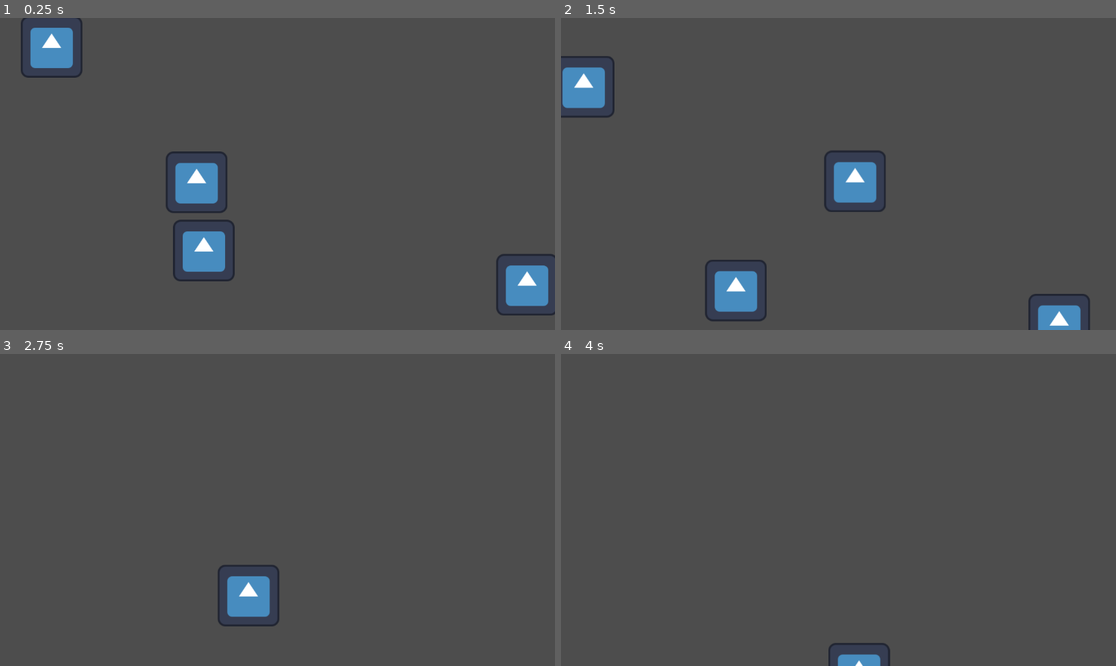
Above: before the commit, frames 1-4 (two rows, left to right).
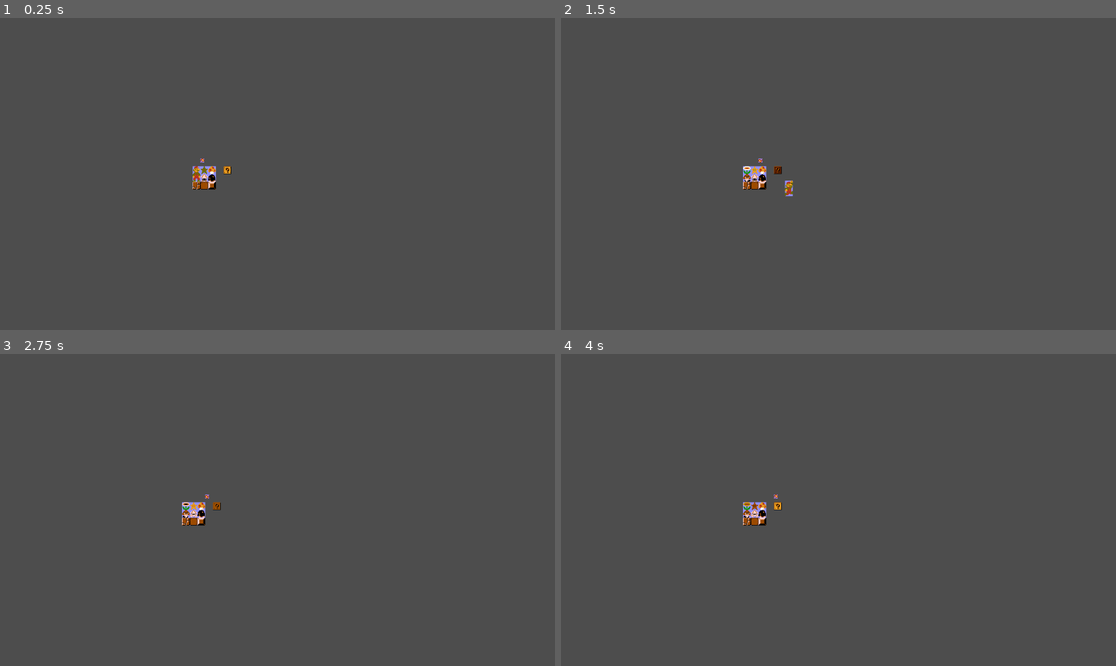
Above: after the commit, the same moments.

Repository: tristan-tyler/1-1
Game: Godot game, scene res://stage.tscn
Two runs of this game, one before a commit and one after it. Both use one fixed random seed, a clock stepped at 60 frames per second and the inputs below. Before the commit the project starts from res://player.tscn. The engine's default icon, where the game draws it, is replaced by a stand-in: a white triangle on a blue panel in a dark square.
Inputs:
- Up to frame 1 (0.25 s): no input
- Up to frame 2 (1.5 s): hold Right (ui_right) from 0.53 s (still down); tap Up (ui_up) at 0.77 s
- Up to frame 3 (2.75 s): tap Up (ui_up) at 1.52 s; release Right (ui_right) at 2.03 s; hold Left (ui_left) from 2.03 s (still down)
- Up to frame 4 (4 s): release Left (ui_left) at 2.78 s; hold Right (ui_right) from 2.78 s (still down); tap Up (ui_up) at 3.02, 3.77 s

The runs differ from the first frame. In frame 1, 5.1% of the frame differs, in the area x 3-100%, y 0-96%; in frame 2, 5.0%; in frame 3, 1.7%; in frame 4, 0.8%.

Commit message:
changed project structure added layer physics added player animations

Diff:
--- /dev/null
+++ b/main.tscn
@@ -0,0 +1,21 @@
+[gd_scene load_steps=3 format=3 uid="uid://ckcjxex6vhaha"]
+
+[ext_resource type="PackedScene" uid="uid://bvpf5h4h53aa5" path="res://stage.tscn" id="2_0xm2m"]
+[ext_resource type="PackedScene" uid="uid://ksrd2u44hbs5" path="res://player.tscn" id="5_lquwl"]
+
+[node name="Main" type="Node2D"]
+texture_filter = 1
+
+[node name="Player" parent="." instance=ExtResource("5_lquwl")]
+position = Vector2(8, 32)
+
+[node name="Camera2D" type="Camera2D" parent="Player"]
+position_smoothing_enabled = true
+position_smoothing_speed = 8.0
+drag_horizontal_enabled = true
+drag_horizontal_offset = 0.5
+drag_left_margin = 0.66
+drag_right_margin = 0.0
+editor_draw_drag_margin = true
+
+[node name="Stage" parent="." instance=ExtResource("2_0xm2m")]
--- a/player.gd
+++ b/player.gd
@@ -1,11 +1,11 @@
 extends CharacterBody2D
 
-var speed = 1000
-var jump_speed = 30000
+var speed = 400
+var jump_speed = 12000
 var can_jump = true
-var jump_max = 200
-var gravity = 1200
-var friction = 0.035
+var jump_max = 80
+var gravity = 800
+var friction = 0.05
 
 func _physics_process(delta: float) -> void:
 	velocity.x += velocity.x * -friction
@@ -28,3 +28,18 @@
 			can_jump = true
 	else:
 		velocity += Vector2.DOWN * delta * gravity
+
+func _process(delta: float) -> void:
+	var input_animation = "big_idle"
+	if Input.is_action_just_pressed("ui_left"):
+		$"AnimatedSprite2D".flip_h = false
+	elif Input.is_action_just_pressed("ui_right"):
+		$"AnimatedSprite2D".flip_h = true
+	if not is_on_floor():
+		input_animation = "big_jump"
+	elif Input.is_action_pressed("ui_down"):
+		input_animation = "crouch"
+	elif abs(velocity.x) > speed * friction:
+		input_animation = "big_run"
+
+	$"AnimatedSprite2D".play(input_animation)
--- a/player.tscn
+++ b/player.tscn
@@ -1,51 +1,199 @@
-[gd_scene load_steps=5 format=3 uid="uid://ksrd2u44hbs5"]
+[gd_scene load_steps=22 format=3 uid="uid://ksrd2u44hbs5"]
 
 [ext_resource type="Script" uid="uid://1lnrrk0q04k4" path="res://player.gd" id="1_4flbx"]
-[ext_resource type="Texture2D" uid="uid://d1n1plei5b10u" path="res://icon.svg" id="1_onrkg"]
+[ext_resource type="Texture2D" uid="uid://dwpmbbgytd6cr" path="res://NES - Super Mario Bros - Mario & Luigi.png" id="2_onrkg"]
 
 [sub_resource type="RectangleShape2D" id="RectangleShape2D_onrkg"]
-size = Vector2(128, 128)
+size = Vector2(15.625, 31.4219)
 
 [sub_resource type="RectangleShape2D" id="RectangleShape2D_i3pqv"]
-size = Vector2(128, 128)
+size = Vector2(15.625, 15.7109)
+
+[sub_resource type="AtlasTexture" id="AtlasTexture_1jxqw"]
+atlas = ExtResource("2_onrkg")
+region = Rect2(0, 32, 16, 32)
+
+[sub_resource type="AtlasTexture" id="AtlasTexture_dw050"]
+atlas = ExtResource("2_onrkg")
+region = Rect2(96, 32, 16, 32)
+
+[sub_resource type="AtlasTexture" id="AtlasTexture_b26j0"]
+atlas = ExtResource("2_onrkg")
+region = Rect2(20, 32, 16, 32)
+
+[sub_resource type="AtlasTexture" id="AtlasTexture_n7ghd"]
+atlas = ExtResource("2_onrkg")
+region = Rect2(38, 32, 16, 32)
+
+[sub_resource type="AtlasTexture" id="AtlasTexture_nvl01"]
+atlas = ExtResource("2_onrkg")
+region = Rect2(56, 32, 16, 32)
+
+[sub_resource type="AtlasTexture" id="AtlasTexture_ivps1"]
+atlas = ExtResource("2_onrkg")
+region = Rect2(76, 32, 16, 32)
+
+[sub_resource type="AtlasTexture" id="AtlasTexture_onrkg"]
+atlas = ExtResource("2_onrkg")
+region = Rect2(116, 40, 16, 24)
+
+[sub_resource type="AtlasTexture" id="AtlasTexture_urp6f"]
+atlas = ExtResource("2_onrkg")
+region = Rect2(0, 88, 16, 16)
+
+[sub_resource type="AtlasTexture" id="AtlasTexture_bwjto"]
+atlas = ExtResource("2_onrkg")
+region = Rect2(18, 80, 16, 24)
+
+[sub_resource type="AtlasTexture" id="AtlasTexture_606se"]
+atlas = ExtResource("2_onrkg")
+region = Rect2(36, 72, 16, 32)
+
+[sub_resource type="AtlasTexture" id="AtlasTexture_i3pqv"]
+atlas = ExtResource("2_onrkg")
+region = Rect2(0, 8, 16, 16)
+
+[sub_resource type="AtlasTexture" id="AtlasTexture_u1c27"]
+atlas = ExtResource("2_onrkg")
+region = Rect2(96, 8, 16, 16)
+
+[sub_resource type="AtlasTexture" id="AtlasTexture_hqtel"]
+atlas = ExtResource("2_onrkg")
+region = Rect2(20, 8, 16, 16)
+
+[sub_resource type="AtlasTexture" id="AtlasTexture_sweqy"]
+atlas = ExtResource("2_onrkg")
+region = Rect2(38, 8, 16, 16)
+
+[sub_resource type="AtlasTexture" id="AtlasTexture_2hs0m"]
+atlas = ExtResource("2_onrkg")
+region = Rect2(56, 8, 16, 16)
+
+[sub_resource type="AtlasTexture" id="AtlasTexture_op7ga"]
+atlas = ExtResource("2_onrkg")
+region = Rect2(76, 8, 16, 16)
+
+[sub_resource type="SpriteFrames" id="SpriteFrames_1jxqw"]
+animations = [{
+"frames": [{
+"duration": 1.0,
+"texture": SubResource("AtlasTexture_1jxqw")
+}],
+"loop": true,
+"name": &"big_idle",
+"speed": 5.0
+}, {
+"frames": [{
+"duration": 1.0,
+"texture": SubResource("AtlasTexture_dw050")
+}],
+"loop": true,
+"name": &"big_jump",
+"speed": 5.0
+}, {
+"frames": [{
+"duration": 1.0,
+"texture": SubResource("AtlasTexture_b26j0")
+}, {
+"duration": 1.0,
+"texture": SubResource("AtlasTexture_n7ghd")
+}, {
+"duration": 1.0,
+"texture": SubResource("AtlasTexture_nvl01")
+}],
+"loop": true,
+"name": &"big_run",
+"speed": 5.0
+}, {
+"frames": [{
+"duration": 1.0,
+"texture": SubResource("AtlasTexture_ivps1")
+}],
+"loop": true,
+"name": &"big_stop",
+"speed": 5.0
+}, {
+"frames": [{
+"duration": 1.0,
+"texture": SubResource("AtlasTexture_onrkg")
+}],
+"loop": true,
+"name": &"crouch",
+"speed": 5.0
+}, {
+"frames": [{
+"duration": 1.0,
+"texture": SubResource("AtlasTexture_urp6f")
+}, {
+"duration": 1.0,
+"texture": SubResource("AtlasTexture_bwjto")
+}, {
+"duration": 1.0,
+"texture": SubResource("AtlasTexture_606se")
+}],
+"loop": true,
+"name": &"grow",
+"speed": 5.0
+}, {
+"frames": [{
+"duration": 1.0,
+"texture": SubResource("AtlasTexture_i3pqv")
+}],
+"loop": true,
+"name": &"small_idle",
+"speed": 5.0
+}, {
+"frames": [{
+"duration": 1.0,
+"texture": SubResource("AtlasTexture_u1c27")
+}],
+"loop": true,
+"name": &"small_jump",
+"speed": 5.0
+}, {
+"frames": [{
+"duration": 1.0,
+"texture": SubResource("AtlasTexture_hqtel")
+}, {
+"duration": 1.0,
+"texture": SubResource("AtlasTexture_sweqy")
+}, {
+"duration": 1.0,
+"texture": SubResource("AtlasTexture_2hs0m")
+}],
+"loop": true,
+"name": &"small_run",
+"speed": 5.0
+}, {
+"frames": [{
+"duration": 1.0,
+"texture": SubResource("AtlasTexture_op7ga")
+}],
+"loop": true,
+"name": &"small_stop",
+"speed": 5.0
+}]
 
 [node name="Player" type="Node2D"]
+texture_filter = 1
 
 [node name="CharacterBody2D" type="CharacterBody2D" parent="."]
-position = Vector2(385, 324)
 script = ExtResource("1_4flbx")
 
-[node name="Sprite2D" type="Sprite2D" parent="CharacterBody2D"]
-position = Vector2(0, -1)
-texture = ExtResource("1_onrkg")
-
-[node name="Camera2D" type="Camera2D" parent="CharacterBody2D"]
-position_smoothing_enabled = true
-position_smoothing_speed = 8.0
-drag_horizontal_enabled = true
-drag_horizontal_offset = 0.5
-drag_left_margin = 0.66
-drag_right_margin = 0.0
-editor_draw_drag_margin = true
-
-[node name="CollisionShape2D" type="CollisionShape2D" parent="CharacterBody2D"]
-position = Vector2(0, -1)
+[node name="big_collider" type="CollisionShape2D" parent="CharacterBody2D"]
+position = Vector2(0, -16)
 shape = SubResource("RectangleShape2D_onrkg")
 
-[node name="Sprite2D2" type="Sprite2D" parent="."]
-position = Vector2(84, 77)
-texture = ExtResource("1_onrkg")
+[node name="small_collider" type="CollisionShape2D" parent="CharacterBody2D"]
+position = Vector2(0, -8)
+shape = SubResource("RectangleShape2D_i3pqv")
 
-[node name="Sprite2D3" type="Sprite2D" parent="."]
-position = Vector2(1071, 571)
-texture = ExtResource("1_onrkg")
-
-[node name="Sprite2D4" type="Sprite2D" parent="."]
-position = Vector2(400, 500)
-texture = ExtResource("1_onrkg")
-
-[node name="RigidBody2D" type="RigidBody2D" parent="Sprite2D4"]
-gravity_scale = 0.0
-
-[node name="CollisionShape2D" type="CollisionShape2D" parent="Sprite2D4/RigidBody2D"]
-shape = SubResource("RectangleShape2D_i3pqv")
+[node name="AnimatedSprite2D" type="AnimatedSprite2D" parent="CharacterBody2D"]
+position = Vector2(0, -16)
+rotation = -3.14159
+sprite_frames = SubResource("SpriteFrames_1jxqw")
+animation = &"crouch"
+centered = false
+offset = Vector2(-8, -16)
+flip_h = true
+flip_v = true
--- a/project.godot
+++ b/project.godot
@@ -11,7 +11,7 @@
 [application]
 
 config/name="1-1"
-run/main_scene="uid://ksrd2u44hbs5"
+run/main_scene="uid://bvpf5h4h53aa5"
 config/features=PackedStringArray("4.4", "Forward Plus")
 config/icon="res://icon.svg"
 
--- a/node_2d.tscn
+++ b/stage.tscn
@@ -1,12 +1,13 @@
-[gd_scene load_steps=30 format=3 uid="uid://bvpf5h4h53aa5"]
-
-[ext_resource type="Texture2D" uid="uid://dg7divl6u007w" path="res://NES - Super Mario Bros - Tileset.png" id="1_wtcfe"]
-[ext_resource type="Texture2D" uid="uid://ctipnmholglnu" path="res://NES - Super Mario Bros - Item and Brick Blocks.png" id="3_0hol4"]
-[ext_resource type="Texture2D" uid="uid://ct23m2s6f3sqb" path="res://NES - Super Mario Bros - Enemies & Bosses.png" id="4_0hol4"]
-[ext_resource type="Texture2D" uid="uid://brvtq2ovny0d2" path="res://NES - Super Mario Bros - Items Objects and NPCs.png" id="4_q6r6c"]
+[gd_scene load_steps=27 format=3 uid="uid://bvpf5h4h53aa5"]
+
+[ext_resource type="Texture2D" uid="uid://dg7divl6u007w" path="res://NES - Super Mario Bros - Tileset.png" id="1_1bvp3"]
+[ext_resource type="Texture2D" uid="uid://ctipnmholglnu" path="res://NES - Super Mario Bros - Item and Brick Blocks.png" id="2_lquwl"]
+[ext_resource type="Texture2D" uid="uid://ct23m2s6f3sqb" path="res://NES - Super Mario Bros - Enemies & Bosses.png" id="3_7mycd"]
+[ext_resource type="Texture2D" uid="uid://brvtq2ovny0d2" path="res://NES - Super Mario Bros - Items Objects and NPCs.png" id="4_272bh"]
+[ext_resource type="PackedScene" uid="uid://ksrd2u44hbs5" path="res://player.tscn" id="5_lquwl"]
 
 [sub_resource type="TileSetAtlasSource" id="TileSetAtlasSource_0e48y"]
-texture = ExtResource("1_wtcfe")
+texture = ExtResource("1_1bvp3")
 margins = Vector2i(0, 16)
 separation = Vector2i(1, 1)
 5:3/0 = 0
@@ -16,32 +17,49 @@
 1:3/0 = 0
 0:3/0 = 0
 0:2/0 = 0
+0:2/0/physics_layer_0/polygon_0/points = PackedVector2Array(-8, -8, 8, -8, 8, 8, -8, 8)
 1:2/0 = 0
 2:2/0 = 0
 3:2/0 = 0
 4:2/0 = 0
 5:2/0 = 0
 7:2/0 = 0
+7:2/0/physics_layer_0/polygon_0/points = PackedVector2Array(-8, -8, 8, -8, 8, 8, -8, 8)
 7:1/0 = 0
+7:1/0/physics_layer_0/polygon_0/points = PackedVector2Array(-8, -8, 8, -8, 8, 8, -8, 8)
 6:1/0 = 0
+6:1/0/physics_layer_0/polygon_0/points = PackedVector2Array(-8, -8, 8, -8, 8, 8, -8, 8)
 5:1/0 = 0
+5:1/0/physics_layer_0/polygon_0/points = PackedVector2Array(-8, -8, 8, -8, 8, 8, -8, 8)
 4:1/0 = 0
+4:1/0/physics_layer_0/polygon_0/points = PackedVector2Array(-8, -8, 8, -8, 8, 8, -8, 8)
 3:1/0 = 0
+3:1/0/physics_layer_0/polygon_0/points = PackedVector2Array(-8, -8, 8, -8, 8, 8, -8, 8)
 2:1/0 = 0
 1:1/0 = 0
+1:1/0/physics_layer_0/polygon_0/points = PackedVector2Array(-8, -8, 8, -8, 8, 8, -8, 8)
 0:1/0 = 0
+0:1/0/physics_layer_0/polygon_0/points = PackedVector2Array(-8, -8, 8, -8, 8, 8, -8, 8)
 6:3/0 = 0
 7:0/0 = 0
+7:0/0/physics_layer_0/polygon_0/points = PackedVector2Array(-8, -8, 8, -8, 8, 8, -8, 8)
 6:0/0 = 0
+6:0/0/physics_layer_0/polygon_0/points = PackedVector2Array(-8, -8, 8, -8, 8, 8, -8, 8)
 5:0/0 = 0
+5:0/0/physics_layer_0/polygon_0/points = PackedVector2Array(-8, -8, 8, -8, 8, 8, -8, 8)
 0:0/0 = 0
+0:0/0/physics_layer_0/polygon_0/points = PackedVector2Array(-8, -8, 8, -8, 8, 8, -8, 8)
 1:0/0 = 0
+1:0/0/physics_layer_0/polygon_0/points = PackedVector2Array(-8, -8, 8, -8, 8, 8, -8, 8)
 2:0/0 = 0
+2:0/0/physics_layer_0/polygon_0/points = PackedVector2Array(-8, -8, 8, -8, 8, 8, -8, 8)
 3:0/0 = 0
+3:0/0/physics_layer_0/polygon_0/points = PackedVector2Array(-8, -8, 8, -8, 8, 8, -8, 8)
 4:0/0 = 0
+4:0/0/physics_layer_0/polygon_0/points = PackedVector2Array(-8, -8, 8, -8, 8, 8, -8, 8)
 
 [sub_resource type="TileSetAtlasSource" id="TileSetAtlasSource_epypp"]
-texture = ExtResource("1_wtcfe")
+texture = ExtResource("1_1bvp3")
 margins = Vector2i(9, 16)
 separation = Vector2i(1, 1)
 18:0/0 = 0
@@ -56,20 +74,30 @@
 20:0/0 = 0
 
 [sub_resource type="TileSetAtlasSource" id="TileSetAtlasSource_q6r6c"]
-texture = ExtResource("1_wtcfe")
+texture = ExtResource("1_1bvp3")
 margins = Vector2i(0, 9)
 separation = Vector2i(1, 1)
 0:11/0 = 0
+0:11/0/physics_layer_0/polygon_0/points = PackedVector2Array(-8, -8, 8, -8, 8, 8, -8, 8)
 1:11/0 = 0
+1:11/0/physics_layer_0/polygon_0/points = PackedVector2Array(-8, -8, 8, -8, 8, 8, -8, 8)
 2:11/0 = 0
+2:11/0/physics_layer_0/polygon_0/points = PackedVector2Array(-8, -8, 8, -8, 8, 8, -8, 8)
 3:11/0 = 0
+3:11/0/physics_layer_0/polygon_0/points = PackedVector2Array(-8, -8, 8, -8, 8, 8, -8, 8)
 4:11/0 = 0
+4:11/0/physics_layer_0/polygon_0/points = PackedVector2Array(-8, -8, 8, -8, 8, 8, -8, 8)
 5:11/0 = 0
+5:11/0/physics_layer_0/polygon_0/points = PackedVector2Array(-8, -8, 8, -8, 8, 8, -8, 8)
 6:11/0 = 0
 8:11/0 = 0
+8:11/0/physics_layer_0/polygon_0/points = PackedVector2Array(-8, -8, 8, -8, 8, 8, -8, 8)
 7:11/0 = 0
+7:11/0/physics_layer_0/polygon_0/points = PackedVector2Array(-8, -8, 8, -8, 8, 8, -8, 8)
 8:12/0 = 0
+8:12/0/physics_layer_0/polygon_0/points = PackedVector2Array(-8, -8, 8, -8, 8, 8, -8, 8)
 7:12/0 = 0
+7:12/0/physics_layer_0/polygon_0/points = PackedVector2Array(-8, -8, 8, -8, 8, 8, -8, 8)
 6:12/0 = 0
 5:12/0 = 0
 3:12/0 = 0
@@ -85,303 +113,28 @@
 3:14/0 = 0
 4:14/0 = 0
 5:14/0 = 0
+5:14/0/physics_layer_0/polygon_0/points = PackedVector2Array(-8, -8, 8, -8, 8, 8, -8, 8)
 5:13/0 = 0
+5:13/0/physics_layer_0/polygon_0/points = PackedVector2Array(-8, -8, 8, -8, 8, 8, -8, 8)
 6:13/0 = 0
+6:13/0/physics_layer_0/polygon_0/points = PackedVector2Array(-8, -8, 8, -8, 8, 8, -8, 8)
 6:14/0 = 0
+6:14/0/physics_layer_0/polygon_0/points = PackedVector2Array(-8, -8, 8, -8, 8, 8, -8, 8)
 7:14/0 = 0
+7:14/0/physics_layer_0/polygon_0/points = PackedVector2Array(-8, -8, 8, -8, 8, 8, -8, 8)
 8:14/0 = 0
 8:13/0 = 0
 7:13/0 = 0
-
-[sub_resource type="TileSetAtlasSource" id="TileSetAtlasSource_kdubu"]
-texture = ExtResource("1_wtcfe")
-margins = Vector2i(0, 12)
-0:37/0 = 0
-0:36/0 = 0
-0:38/0 = 0
-0:39/0 = 0
-0:40/0 = 0
-0:43/0 = 0
-0:41/0 = 0
-0:42/0 = 0
-0:46/0 = 0
-0:45/0 = 0
-0:44/0 = 0
-7:46/0 = 0
-8:46/0 = 0
-8:45/0 = 0
-9:46/0 = 0
-9:45/0 = 0
-9:44/0 = 0
-10:45/0 = 0
-10:46/0 = 0
-11:46/0 = 0
-7:36/0 = 0
-8:36/0 = 0
-16:42/0 = 0
-17:42/0 = 0
-18:42/0 = 0
-19:42/0 = 0
-20:42/0 = 0
-19:43/0 = 0
-19:44/0 = 0
-19:45/0 = 0
-19:46/0 = 0
-18:46/0 = 0
-17:46/0 = 0
-17:45/0 = 0
-17:44/0 = 0
-17:43/0 = 0
-18:43/0 = 0
-18:44/0 = 0
-18:45/0 = 0
-25:41/0 = 0
-26:41/0 = 0
-27:41/0 = 0
-28:41/0 = 0
-29:41/0 = 0
-30:41/0 = 0
-31:41/0 = 0
-32:41/0 = 0
-33:41/0 = 0
-33:42/0 = 0
-33:43/0 = 0
-33:44/0 = 0
-33:45/0 = 0
-33:46/0 = 0
-32:46/0 = 0
-31:46/0 = 0
-30:46/0 = 0
-29:46/0 = 0
-28:46/0 = 0
-27:46/0 = 0
-26:46/0 = 0
-25:46/0 = 0
-25:45/0 = 0
-25:44/0 = 0
-25:43/0 = 0
-25:42/0 = 0
-26:42/0 = 0
-27:42/0 = 0
-28:42/0 = 0
-29:42/0 = 0
-30:42/0 = 0
-31:42/0 = 0
-32:42/0 = 0
-32:43/0 = 0
-32:44/0 = 0
-32:45/0 = 0
-31:45/0 = 0
-30:45/0 = 0
-29:45/0 = 0
-28:45/0 = 0
-27:45/0 = 0
-26:44/0 = 0
-26:43/0 = 0
-27:43/0 = 0
-28:43/0 = 0
-29:43/0 = 0
-30:43/0 = 0
-31:43/0 = 0
-31:44/0 = 0
-30:44/0 = 0
-29:44/0 = 0
-28:44/0 = 0
-27:44/0 = 0
-26:45/0 = 0
-27:40/0 = 0
-27:39/0 = 0
-28:38/0 = 0
-29:38/0 = 0
-30:38/0 = 0
-31:38/0 = 0
-31:39/0 = 0
-31:40/0 = 0
-30:40/0 = 0
-29:40/0 = 0
-28:40/0 = 0
-28:39/0 = 0
-29:39/0 = 0
-30:39/0 = 0
-27:38/0 = 0
-28:37/0 = 0
-28:36/0 = 0
-29:36/0 = 0
-30:36/0 = 0
-30:37/0 = 0
-29:37/0 = 0
-37:43/0 = 0
-37:44/0 = 0
-37:45/0 = 0
-36:45/0 = 0
-35:45/0 = 0
-36:44/0 = 0
-
-[sub_resource type="TileSetAtlasSource" id="TileSetAtlasSource_d21ai"]
-texture = ExtResource("1_wtcfe")
-margins = Vector2i(8, 12)
-1:38/0 = 0
-2:38/0 = 0
-3:38/0 = 0
-2:42/0 = 0
-3:42/0 = 0
-4:42/0 = 0
-4:43/0 = 0
-3:43/0 = 0
-2:43/0 = 0
-2:44/0 = 0
-2:45/0 = 0
-1:44/0 = 0
-1:45/0 = 0
-1:46/0 = 0
-2:46/0 = 0
-3:45/0 = 0
-3:44/0 = 0
-3:46/0 = 0
-4:46/0 = 0
-5:46/0 = 0
-5:45/0 = 0
-5:44/0 = 0
-4:44/0 = 0
-4:45/0 = 0
-13:46/0 = 0
-12:46/0 = 0
-14:46/0 = 0
-21:44/0 = 0
-22:44/0 = 0
-23:44/0 = 0
-22:45/0 = 0
-22:46/0 = 0
-21:39/0 = 0
-22:39/0 = 0
-23:39/0 = 0
-23:38/0 = 0
-22:38/0 = 0
-21:38/0 = 0
-11:36/0 = 0
-12:36/0 = 0
-13:36/0 = 0
-14:36/0 = 0
-15:36/0 = 0
-16:36/0 = 0
-17:36/0 = 0
-18:36/0 = 0
-19:36/0 = 0
-20:36/0 = 0
-21:36/0 = 0
-22:36/0 = 0
-23:36/0 = 0
-38:44/0 = 0
-39:44/0 = 0
-40:44/0 = 0
-41:44/0 = 0
-41:45/0 = 0
-40:45/0 = 0
-39:45/0 = 0
-38:45/0 = 0
-13:45/0 = 0
-38:39/0 = 0
-39:39/0 = 0
-40:39/0 = 0
-41:39/0 = 0
-41:40/0 = 0
-40:40/0 = 0
-39:40/0 = 0
-38:40/0 = 0
-
-[sub_resource type="TileSetAtlasSource" id="TileSetAtlasSource_rj586"]
-texture = ExtResource("1_wtcfe")
-margins = Vector2i(0, 4)
-7:38/0 = 0
-8:38/0 = 0
-8:39/0 = 0
-8:40/0 = 0
-8:41/0 = 0
-7:41/0 = 0
-7:40/0 = 0
-7:39/0 = 0
-14:38/0 = 0
-15:38/0 = 0
-15:39/0 = 0
-15:40/0 = 0
-15:41/0 = 0
-14:41/0 = 0
-13:41/0 = 0
-12:41/0 = 0
-12:40/0 = 0
-13:40/0 = 0
-14:40/0 = 0
-14:39/0 = 0
-18:39/0 = 0
-18:40/0 = 0
-18:41/0 = 0
-11:43/0 = 0
-10:43/0 = 0
-9:43/0 = 0
-8:43/0 = 0
-7:43/0 = 0
-
-[sub_resource type="TileSetAtlasSource" id="TileSetAtlasSource_4d7sh"]
-texture = ExtResource("1_wtcfe")
-margins = Vector2i(8, 4)
-1:40/0 = 0
-2:40/0 = 0
-3:40/0 = 0
-3:41/0 = 0
-2:41/0 = 0
-1:41/0 = 0
-5:39/0 = 0
-5:40/0 = 0
-5:41/0 = 0
-9:38/0 = 0
-9:39/0 = 0
-10:40/0 = 0
-10:41/0 = 0
-9:41/0 = 0
-9:40/0 = 0
-10:39/0 = 0
-10:38/0 = 0
-16:40/0 = 0
-16:41/0 = 0
-19:41/0 = 0
-19:40/0 = 0
-19:39/0 = 0
-21:41/0 = 0
-22:41/0 = 0
-23:41/0 = 0
-22:42/0 = 0
-22:43/0 = 0
-38:42/0 = 0
-39:42/0 = 0
-40:42/0 = 0
-41:42/0 = 0
-41:43/0 = 0
-40:43/0 = 0
-39:43/0 = 0
-38:43/0 = 0
-38:37/0 = 0
-39:37/0 = 0
-40:37/0 = 0
-41:37/0 = 0
-41:38/0 = 0
-40:38/0 = 0
-39:38/0 = 0
-38:38/0 = 0
-12:43/0 = 0
-13:43/0 = 0
-14:43/0 = 0
+7:13/0/physics_layer_0/polygon_0/points = PackedVector2Array(-8, -8, 8, -8, 8, 8, -8, 8)
 
 [sub_resource type="TileSet" id="TileSet_ir8iy"]
+physics_layer_0/collision_layer = 1
 sources/0 = SubResource("TileSetAtlasSource_0e48y")
 sources/1 = SubResource("TileSetAtlasSource_epypp")
 sources/3 = SubResource("TileSetAtlasSource_q6r6c")
-sources/4 = SubResource("TileSetAtlasSource_kdubu")
-sources/5 = SubResource("TileSetAtlasSource_d21ai")
-sources/6 = SubResource("TileSetAtlasSource_rj586")
-sources/7 = SubResource("TileSetAtlasSource_4d7sh")
 
 [sub_resource type="TileSetAtlasSource" id="TileSetAtlasSource_d2bti"]
-texture = ExtResource("3_0hol4")
+texture = ExtResource("2_lquwl")
 5:7/animation_frame_0/duration = 0.25
 5:7/animation_frame_1/duration = 0.25
 5:7/animation_frame_2/duration = 0.25
@@ -521,12 +274,13 @@
 &"fireball": SubResource("Animation_rj586")
 }
 
-[node name="Base" type="Node2D"]
+[node name="Stage" type="Node2D"]
 texture_filter = 1
 
 [node name="EnvironmentLayer" type="TileMapLayer" parent="."]
 tile_map_data = PackedByteArray(0, 0, 0, 0, 3, 0, 0, 0, 0, 0, 0, 0, 0, 0, 1, 0, 3, 0, 0, 0, 3, 0, 0, 0, 0, 0, 2, 0, 3, 0, 0, 0, 0, 0, 1, 0, 0, 0)
 tile_set = SubResource("TileSet_ir8iy")
+use_kinematic_bodies = true
 
 [node name="BlockLayer" type="TileMapLayer" parent="."]
 tile_map_data = PackedByteArray(0, 0, 4, 0, 1, 0, 0, 0, 5, 0, 7, 0, 0, 0)
@@ -556,3 +310,15 @@
 &"": SubResource("AnimationLibrary_ir8iy")
 }
 autoplay = "fireball"
+
+[node name="Player" parent="." instance=ExtResource("5_lquwl")]
+position = Vector2(8, 32)
+
+[node name="Camera2D" type="Camera2D" parent="Player"]
+position_smoothing_enabled = true
+position_smoothing_speed = 8.0
+drag_horizontal_enabled = true
+drag_horizontal_offset = 0.5
+drag_left_margin = 0.66
+drag_right_margin = 0.0
+editor_draw_drag_margin = true
Binary file added: NES - Super Mario Bros - Mario & Luigi.png
Not shown, added: NES - Super Mario Bros - Mario & Luigi.png.import
Not shown: 7 places in stage.tscn that only renumber resources
